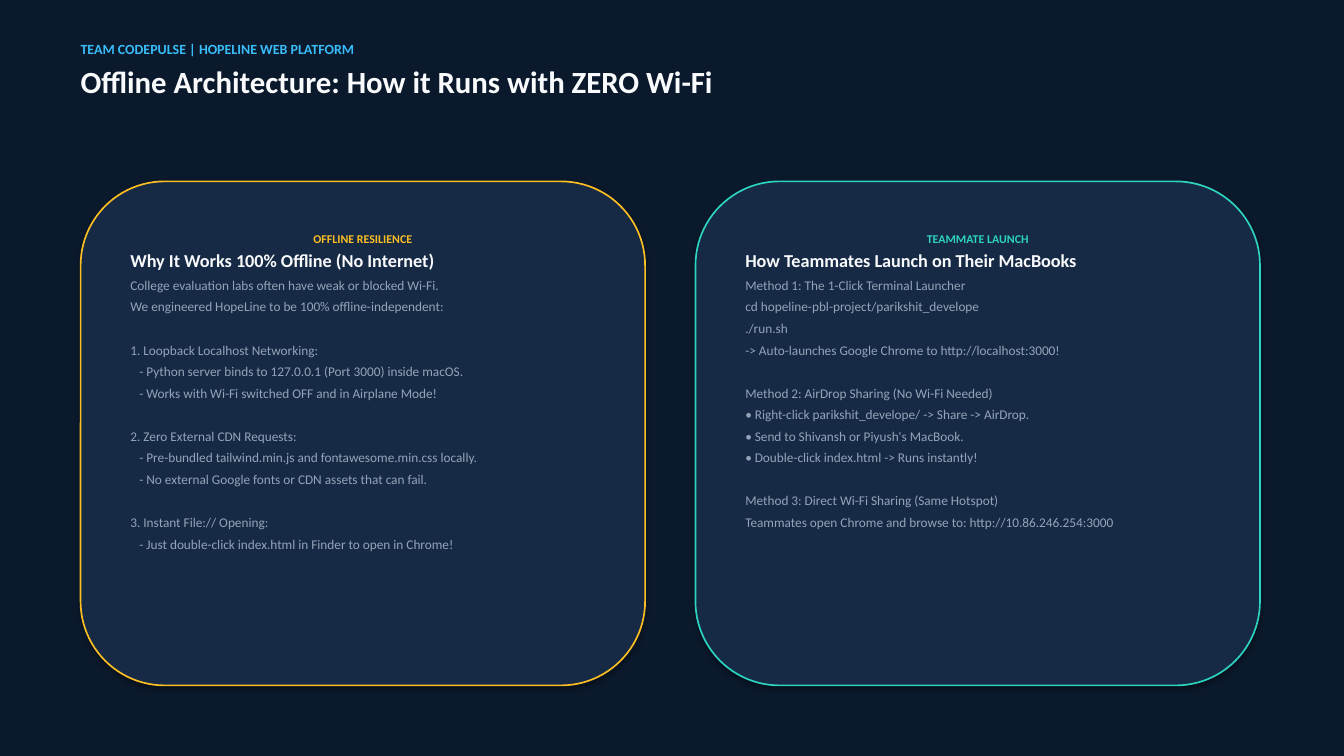
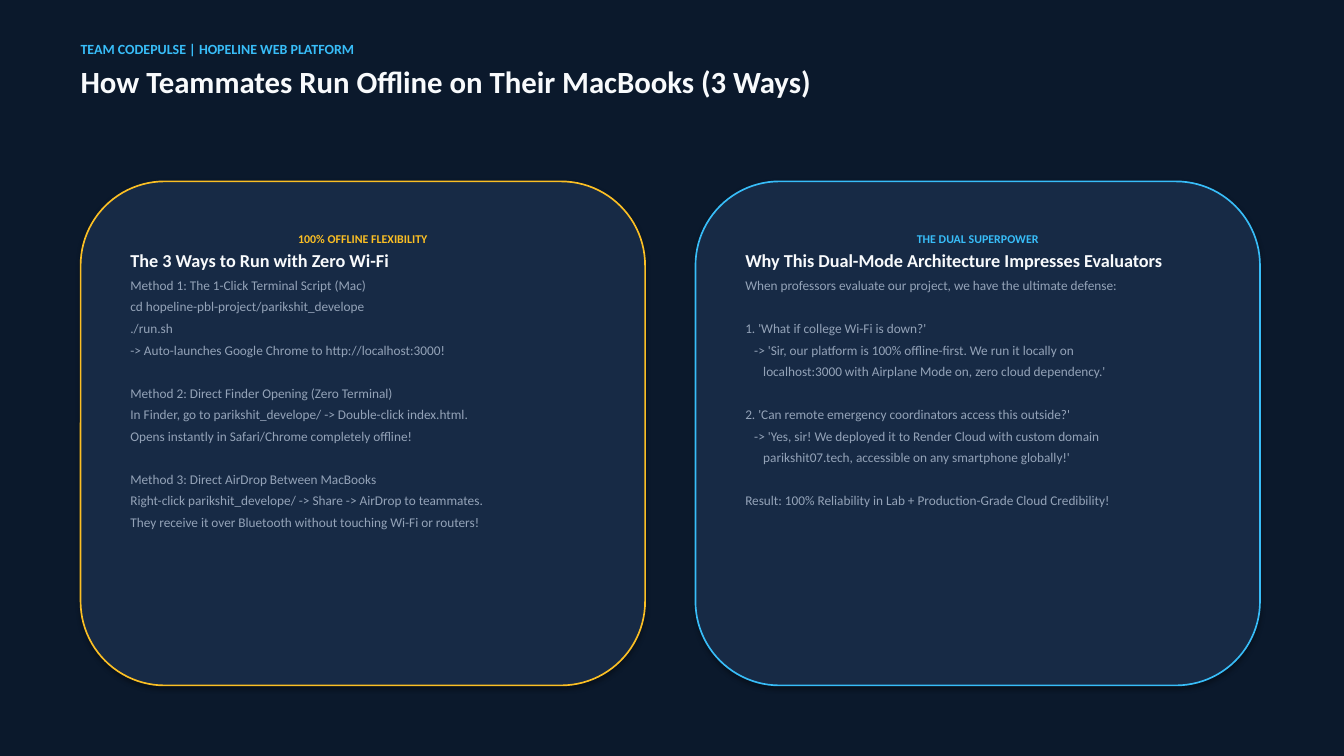
Before and after one commit to khannashivansh03coder/hopeline-pbl-project, a slide deck: slide 10 of parikshit_develope/HopeLine_CodePulse_Guide.pptx. Drawn at 1344x756 pixels with LibreOffice and Linux fonts; fonts in the diff are those of the drawing. Boxes give left, top, right and bottom in pixels: in the first picture for what was removed or moved away, otherwise in the second. Text is boxed around its words. In the diff, an @@ line names an element or a change of style, - is before the commit and + after.

Commit message:
Update PPT presentation with Dual-Mode Architecture: Render Cloud vs Localhost Offline

```diff
--- a/parikshit_develope/HopeLine_CodePulse_Guide.pptx
+++ b/parikshit_develope/HopeLine_CodePulse_Guide.pptx
@@ text at <box>81,70,811,98</box>: text changed @@
-Offline Architecture: How it Runs with ZERO Wi-Fi
+How Teammates Run Offline on Their MacBooks (3 Ways)
@@ rounded rectangle "THE DUAL SUPERPOWER" at <box>696,181,1260,686</box>: outline #2DD4BF 1.2 pt to #38BDF8 1.2 pt @@
@@ text in rounded rectangle at <box>130,235,483,529</box>: text changed @@
-OFFLINE RESILIENCE
-Why It Works 100% Offline (No Internet)
-College evaluation labs often have weak or blocked Wi-Fi.
-We engineered HopeLine to be 100% offline-independent:
-1. Loopback Localhost Networking:
-- Python server binds to 127.0.0.1 (Port 3000) inside macOS.
-- Works with Wi-Fi switched OFF and in Airplane Mode!
-2. Zero External CDN Requests:
-- Pre-bundled tailwind.min.js and fontawesome.min.css locally.
-- No external Google fonts or CDN assets that can fail.
-3. Instant File:// Opening:
-- Just double-click index.html in Finder to open in Chrome!
+100% OFFLINE FLEXIBILITY
+The 3 Ways to Run with Zero Wi-Fi
+Method 1: The 1-Click Terminal Script (Mac)
+cd hopeline-pbl-project/parikshit_develope
+./run.sh
+-> Auto-launches Google Chrome to http://localhost:3000!
+Method 2: Direct Finder Opening (Zero Terminal)
+In Finder, go to parikshit_develope/ -> Double-click index.html.
+Opens instantly in Safari/Chrome completely offline!
+Method 3: Direct AirDrop Between MacBooks
+Right-click parikshit_develope/ -> Share -> AirDrop to teammates.
+They receive it over Bluetooth without touching Wi-Fi or routers!
@@ text in rounded rectangle at <box>745,235,1162,507</box>: text changed @@
-TEAMMATE LAUNCH
-How Teammates Launch on Their MacBooks
-Method 1: The 1-Click Terminal Launcher
-cd hopeline-pbl-project/parikshit_develope
-./run.sh
--> Auto-launches Google Chrome to http://localhost:3000!
-Method 2: AirDrop Sharing (No Wi-Fi Needed)
-• Right-click parikshit_develope/ -> Share -> AirDrop.
-• Send to Shivansh or Piyush's MacBook.
-• Double-click index.html -> Runs instantly!
-Method 3: Direct Wi-Fi Sharing (Same Hotspot)
-Teammates open Chrome and browse to: http://10.86.246.254:3000
+THE DUAL SUPERPOWER
+Why This Dual-Mode Architecture Impresses Evaluators
+When professors evaluate our project, we have the ultimate defense:
+1. 'What if college Wi-Fi is down?'
+-> 'Sir, our platform is 100% offline-first. We run it locally on
+localhost:3000 with Airplane Mode on, zero cloud dependency.'
+2. 'Can remote emergency coordinators access this outside?'
+-> 'Yes, sir! We deployed it to Render Cloud with custom domain
+parikshit07.tech, accessible on any smartphone globally!'
+Result: 100% Reliability in Lab + Production-Grade Cloud Credibility!
```
Also in this commit, not shown: 5 other slides changed.
